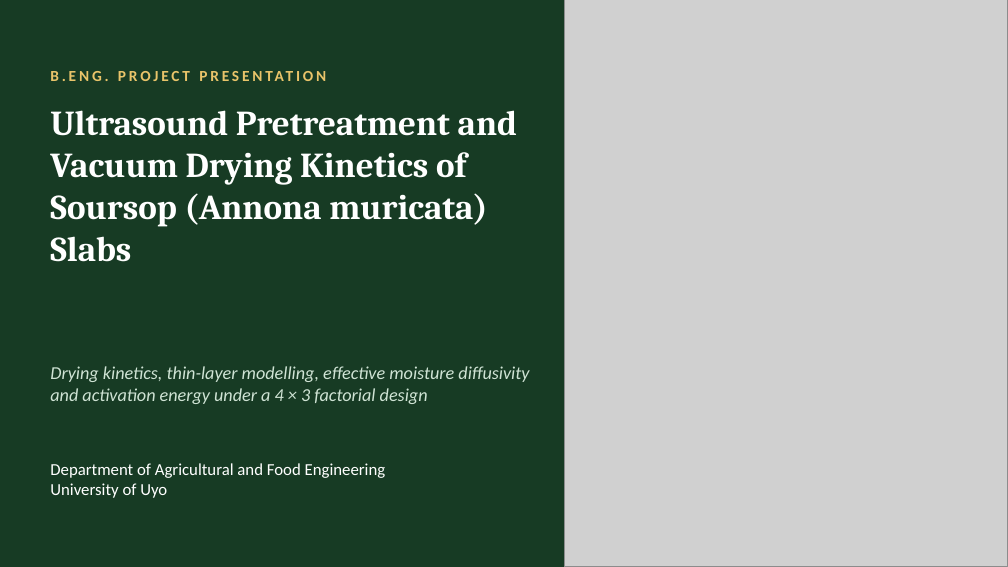
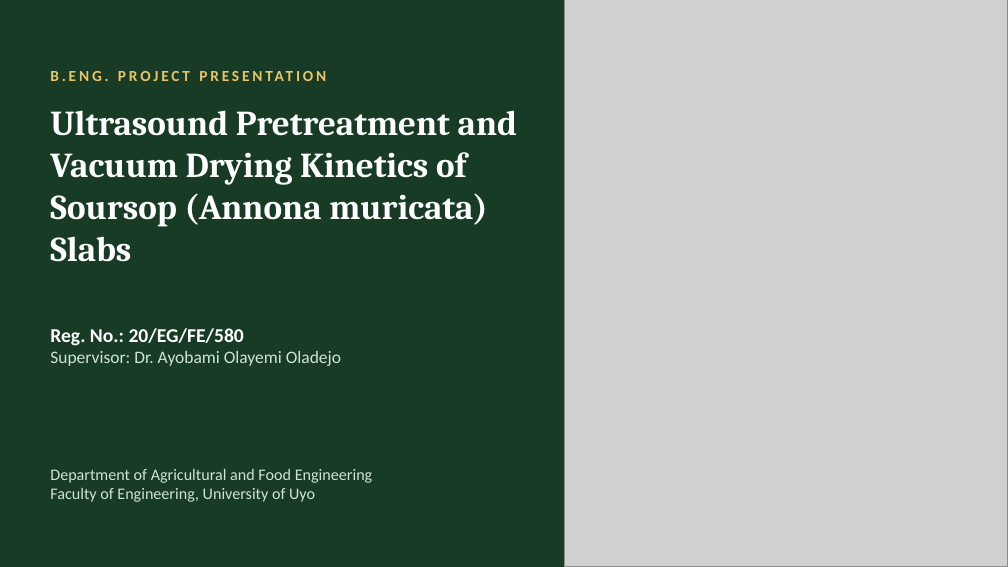
Before and after one commit to BlissNathan1305/turbo-waddle, a slide deck: slide 1 of thesis-presentations/Soursop_Ultrasound_Vacuum_Drying.pptx. Drawn at 1008x567 pixels with LibreOffice and Linux fonts; fonts in the diff are those of the drawing; grey boxes stand for pictures. Boxes give left, top, right and bottom in pixels: in the first picture for what was removed or moved away, otherwise in the second. Text is boxed around its words. In the diff, an @@ line names an element or a change of style, - is before the commit and + after.

```diff
--- a/thesis-presentations/Soursop_Ultrasound_Vacuum_Drying.pptx
+++ b/thesis-presentations/Soursop_Ultrasound_Vacuum_Drying.pptx
@@ text at (50, 328, 341, 366): text changed; size 13 to 12.5 pt; italic off @@
-Drying kinetics, thin-layer modelling, effective moisture diffusivity and activation energy under a 4 × 3 factorial design
+Reg. No.: 20/EG/FE/580
+Supervisor: Dr. Ayobami Olayemi Oladejo
@@ text "Reg. No.: 20/EG/FE/580" at (50, 328, 341, 366): vertical alignment middle to top @@
@@ text at (50, 469, 373, 483): size 12 to 11.5 pt, text colour #FFFFFF to #CFE3D4 in "Department of Agricultural and Food Engineering" @@
@@ text at (50, 488, 315, 502): text changed; size 12 to 11.5 pt; text colour #FFFFFF to #CFE3D4 @@
-University of Uyo
+Faculty of Engineering, University of Uyo
```
